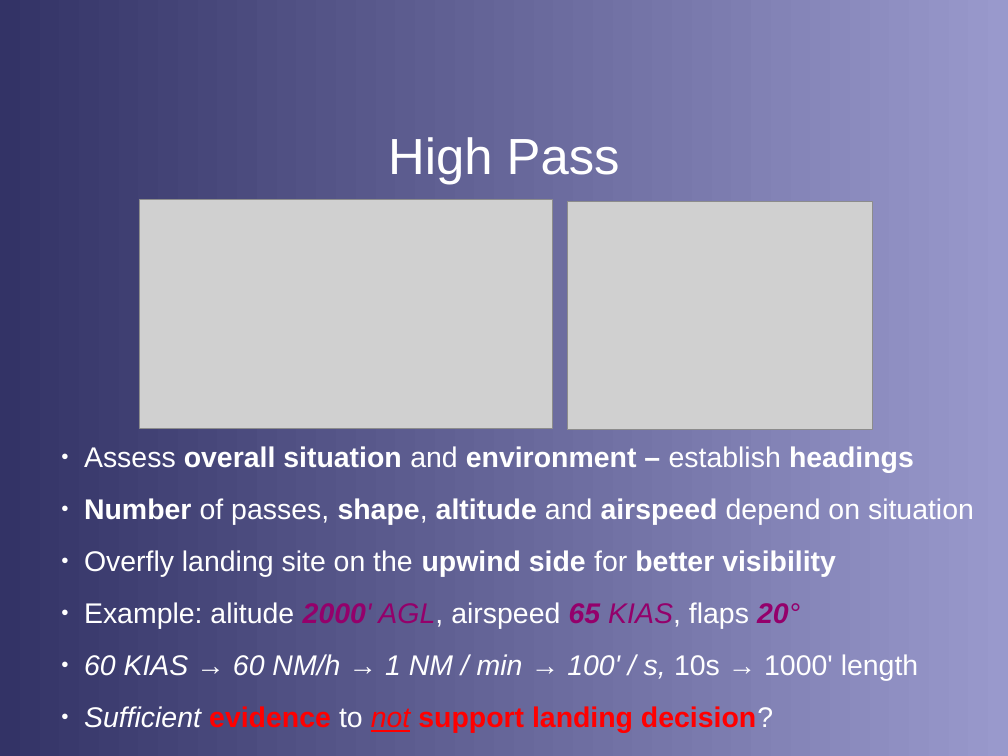
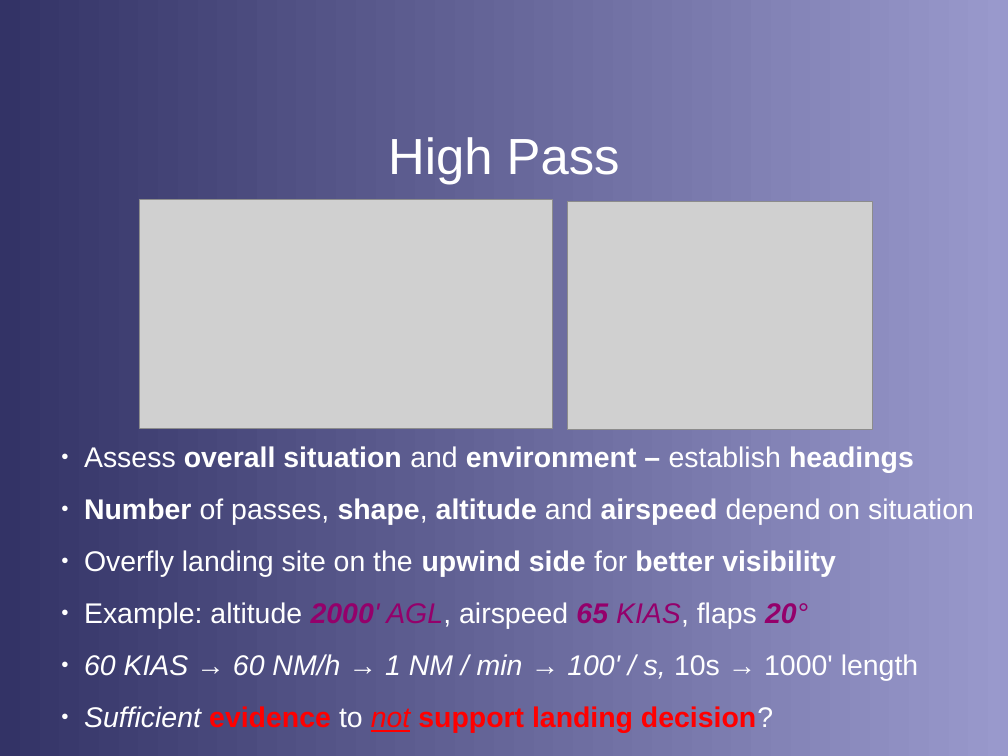
Before and after one commit to stephanheinemann/flight, a slide deck: slide 6 of FI/PrecautionaryLanding/PrecautionaryLanding.odp. Drawn at 1008x756 pixels with LibreOffice and Linux fonts; fonts in the diff are those of the drawing; grey boxes stand for pictures; background and template pictures are left out. Boxes give left, top, right and bottom in pixels: in the first picture for what was removed or moved away, otherwise in the second. Text is boxed around its words. In the diff, an @@ line names an element or a change of style, - is before the commit and + after.

Commit message:
reviewed presentations

```diff
--- a/FI/PrecautionaryLanding/PrecautionaryLanding.odp
+++ b/FI/PrecautionaryLanding/PrecautionaryLanding.odp
@@ text at box(84, 602, 808, 629): text changed @@
-● Example: alitude 2000' AGL, airspeed 65 KIAS, flaps 20°
+● Example: altitude 2000' AGL, airspeed 65 KIAS, flaps 20°
```
